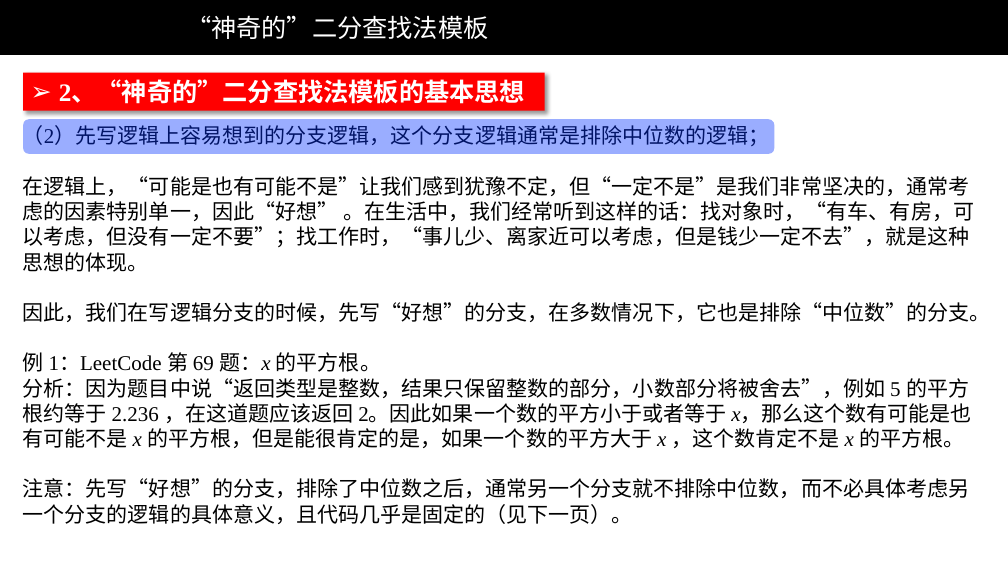
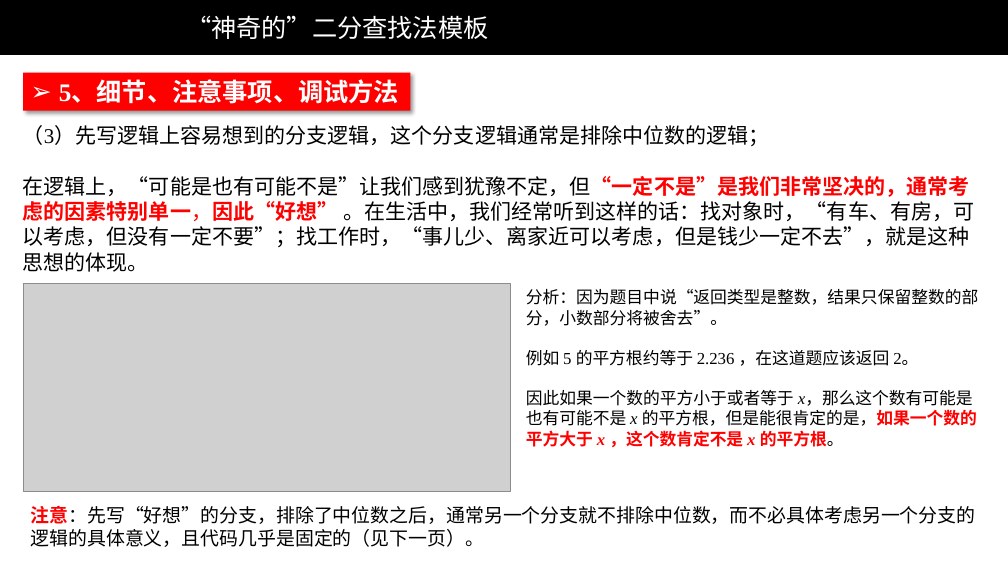
Before and after one commit to liweiwei1419/LeetCode-Solution-PPT, a slide deck: slide 8 of others/“神奇的”二分查找法模板-1（文字）.pptx (slide 4 before the commit). Drawn at 1008x567 pixels with LibreOffice and Linux fonts; fonts in the diff are those of the drawing; grey boxes stand for pictures; background and template pictures are left out. Boxes give left, top, right and bottom in pixels: in the first picture for what was removed or moved away, otherwise in the second. Text is boxed around its words. In the diff, an @@ line names an element or a change of style, - is before the commit and + after.

Commit message:
添加了神奇的二分查找法 PPT。

```diff
--- a/others/“神奇的”二分查找法模板-1（文字）.pptx
+++ b/others/“神奇的”二分查找法模板-1（文字）.pptx
@@ rectangle removed at [23, 73, 545, 110] @@
-➢ 2、“神奇的”二分查找法模板的基本思想
@@ rectangle added at [23, 73, 411, 110], fill #FF0000, 24 pt, text #FFFFFF, bold @@
+➢ 5、细节、注意事项、调试方法
@@ rounded rectangle removed at [23, 119, 775, 154] @@
@@ text at [23, 125, 770, 146]: text changed @@
-（2）先写逻辑上容易想到的分支逻辑，这个分支逻辑通常是排除中位数的逻辑；
+（3）先写逻辑上容易想到的分支逻辑，这个分支逻辑通常是排除中位数的逻辑；
@@ text at [23, 176, 974, 272]: text colour #000000 to #FF0000, bold on in "在逻辑上，“可能是也有可能不是”让我们感到犹豫不定，但“一定不是”是我们非常坚决的，通常考虑的因素特别单一，因此“好想”" @@
@@ picture added at [23, 284, 511, 492] @@
@@ text added at [526, 289, 978, 447], 16 pt, text #000000 @@
+分析：因为题目中说“返回类型是整数，结果只保留整数的部分，小数部分将被舍去”。
+例如 5 的平方根约等于 2.236 ，在这道题应该返回 2。
+因此如果一个数的平方小于或者等于 x，那么这个数有可能是也有可能不是 x 的平方根，但是能很肯定的是，如果一个数的平方大于 x ，这个数肯定不是 x 的平方根。
@@ text at [23, 302, 991, 524]: paragraphs removed @@
-因此，我们在写逻辑分支的时候，先写“好想”的分支，在多数情况下，它也是排除“中位数”的分支。
-例 1：LeetCode 第 69 题：x 的平方根。
-分析：因为题目中说“返回类型是整数，结果只保留整数的部分，小数部分将被舍去”，例如 5 的平方根约等于 2.236 ，在这道题应该返回 2。因此如果一个数的平方小于或者等于 x，那么这个数有可能是也有可能不是 x 的平方根，但是能很肯定的是，如果一个数的平方大于 x ，这个数肯定不是 x 的平方根。
-注意：先写“好想”的分支，排除了中位数之后，通常另一个分支就不排除中位数，而不必具体考虑另一个分支的逻辑的具体意义，且代码几乎是固定的（见下一页）。
@@ text added at [31, 506, 976, 547], 18 pt, text #000000 @@
+注意：先写“好想”的分支，排除了中位数之后，通常另一个分支就不排除中位数，而不必具体考虑另一个分支的逻辑的具体意义，且代码几乎是固定的（见下一页）。
```
Also in this commit, not shown: 8 other slides changed, 5 slides added, 1 other file.
